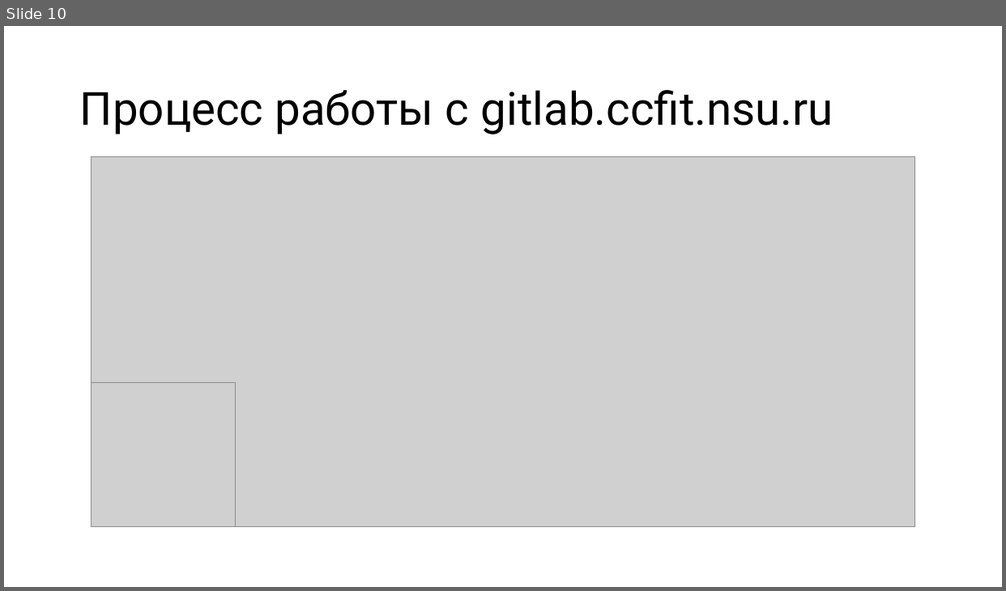
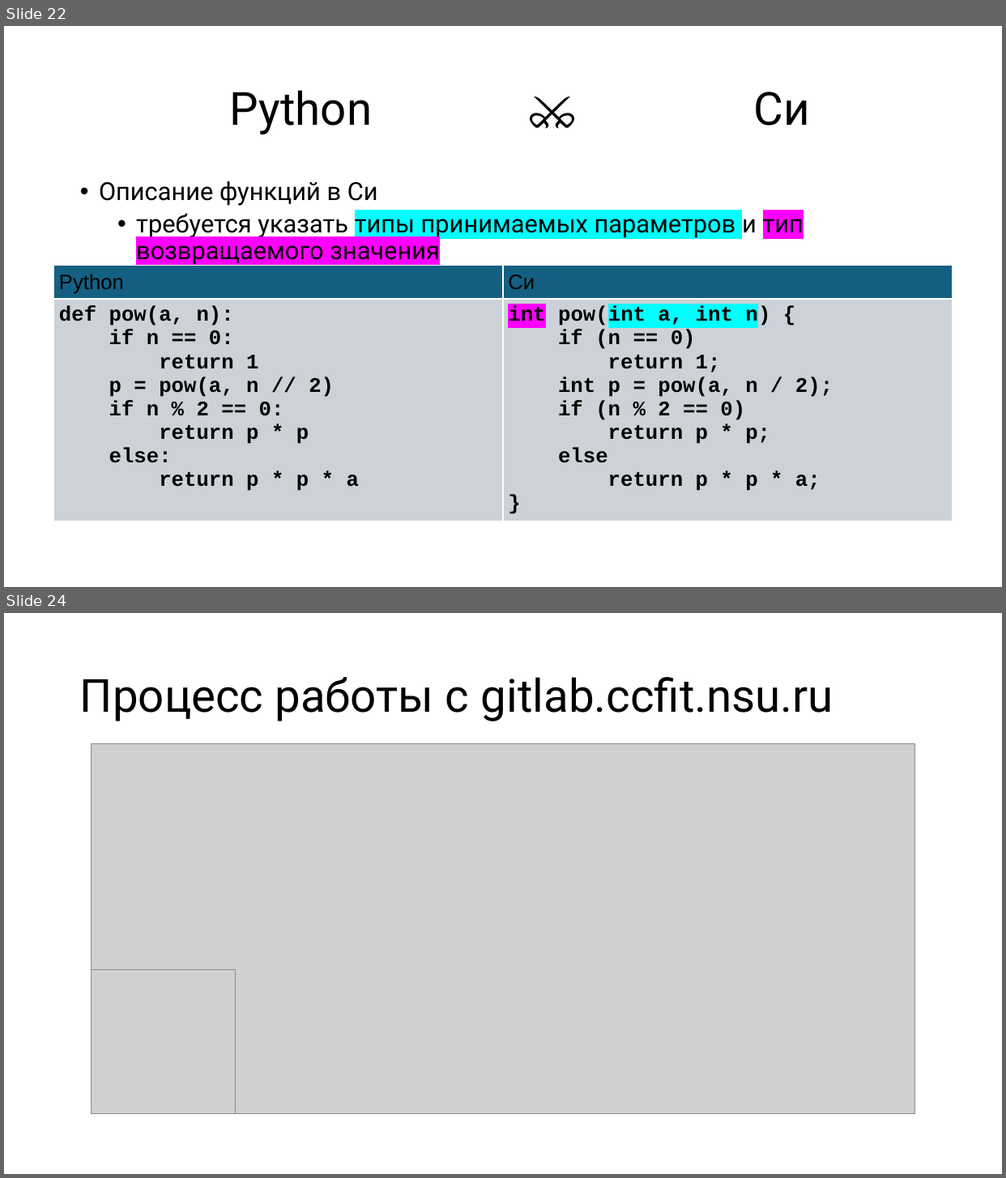
Before and after one commit to Evgueni-Petrov-aka-espetrov/Algorithms-and-Programming-in-C-pptx, a slide deck: 00 План-капкан до весны.pptx. Shown one above the other, each under a label of ours: slide 10 before the commit, slides 22 and 24 after it; the slides between them are not shown. The pictures are 1006x591 and 1006x1178 pixels, drawn with LibreOffice and Linux fonts; fonts in the diff are those of the drawing; grey boxes stand for pictures. Boxes give left, top, right and bottom in pixels: in the first picture for what was removed or moved away, otherwise in the second. Text is boxed around its words. In the diff, an @@ line names an element or a change of style, - is before the commit and + after.

```diff
--- a/00 План-капкан до весны.pptx
+++ b/00 План-капкан до весны.pptx
@@ slide 22 added at (x1=4, y1=26, x2=1002, y2=587), background #FFFFFF @@
@@ title added at (x1=230, y1=90, x2=810, y2=135), 44 pt, text #000000 @@
+Python ⚔️ Си
@@ text added at (x1=99, y1=182, x2=803, y2=266), 24 pt, text #000000 @@
+• Описание функций в Си
+  • требуется указать типы принимаемых параметров и тип возвращаемого значения
@@ table added at (x1=54, y1=266, x2=953, y2=535), 2 rows, 2 columns @@
+Python | Си
+def pow(a, n): / if n == 0: / return 1 / p = pow(a, n // 2) / if n % 2 == 0: / return p * p / else: / return p * p * a | int pow(int a, int n) { / if (n == 0) / return 1; / int p = pow(a, n / 2); / if (n % 2 == 0) / return p * p; / else / return p * p * a; / }
@@ what was slide 10 is now slide 24 @@
```
Also in this commit, not shown: 4 slides changed, 13 other slides added.
